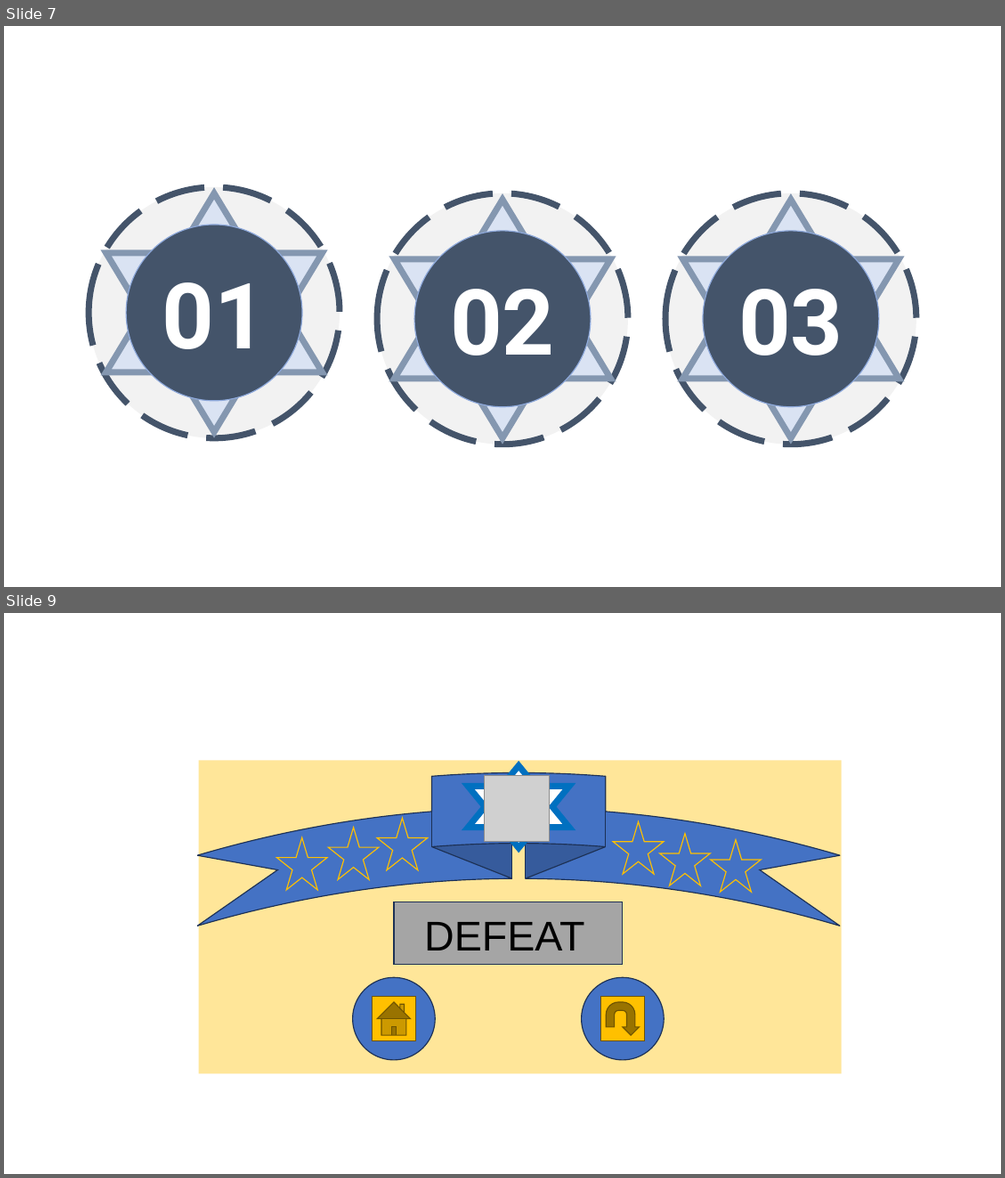
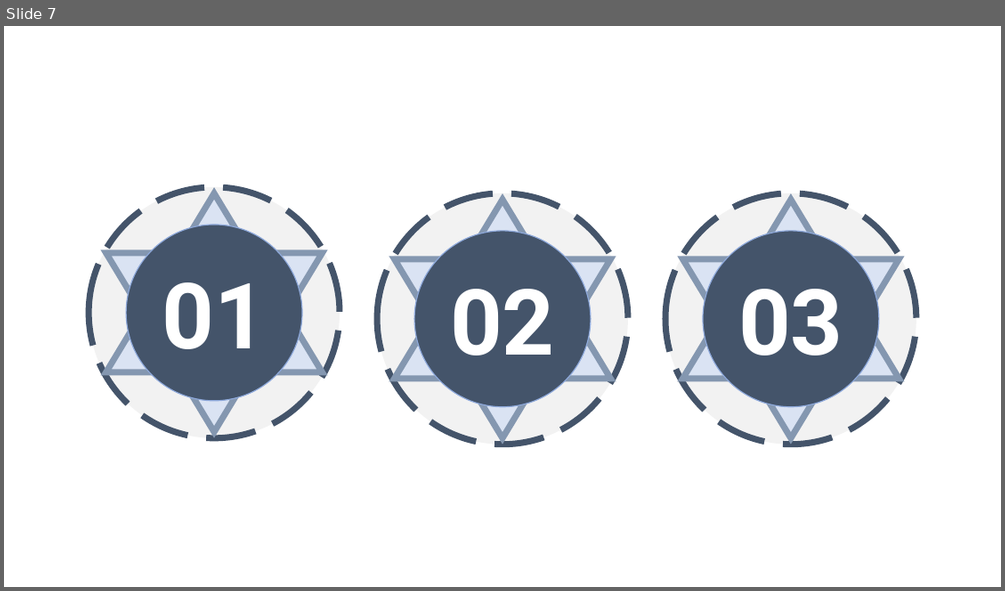
Before and after one commit to CBDT-JWT/EESDC2024-TOP, a slide deck: pics/paintings.pptx. Shown one above the other, each under a label of ours: slides 7 and 9 before the commit, slide 7 after it; the slides between them are not shown. The pictures are 1005x1178 and 1005x591 pixels, drawn with LibreOffice and Linux fonts; fonts in the diff are those of the drawing; grey boxes stand for pictures. Boxes give left, top, right and bottom in pixels: in the first picture for what was removed or moved away, otherwise in the second. Text is boxed around its words. In the diff, an @@ line names an element or a change of style, - is before the commit and + after.

```diff
--- a/pics/paintings.pptx
+++ b/pics/paintings.pptx
@@ slide 9 removed at (x1=4, y1=613, x2=1001, y2=1174), background #FFFFFF @@
@@ rectangle removed at (x1=198, y1=761, x2=841, y2=1074) @@
@@ star removed at (x1=469, y1=765, x2=569, y2=848) @@
@@ ellipse ribbon removed at (x1=198, y1=773, x2=841, y2=926) @@
@@ picture removed at (x1=484, y1=775, x2=550, y2=840) @@
@@ star removed at (x1=377, y1=818, x2=428, y2=870) @@
@@ star removed at (x1=614, y1=821, x2=663, y2=874) @@
@@ star removed at (x1=277, y1=837, x2=327, y2=890) @@
@@ star removed at (x1=329, y1=827, x2=379, y2=880) @@
@@ star removed at (x1=660, y1=834, x2=710, y2=886) @@
@@ star removed at (x1=711, y1=840, x2=760, y2=892) @@
@@ rectangle removed at (x1=394, y1=901, x2=623, y2=965) @@
@@ text removed at (x1=424, y1=922, x2=584, y2=950) @@
-DEFEAT
@@ ellipse removed at (x1=353, y1=977, x2=435, y2=1060) @@
@@ ellipse removed at (x1=582, y1=977, x2=663, y2=1060) @@
@@ action button home removed at (x1=372, y1=997, x2=416, y2=1041) @@
@@ action button return removed at (x1=600, y1=997, x2=645, y2=1041) @@
```
Also in this commit, not shown: 4 slides added, 1 other slide removed, 26 other files.
